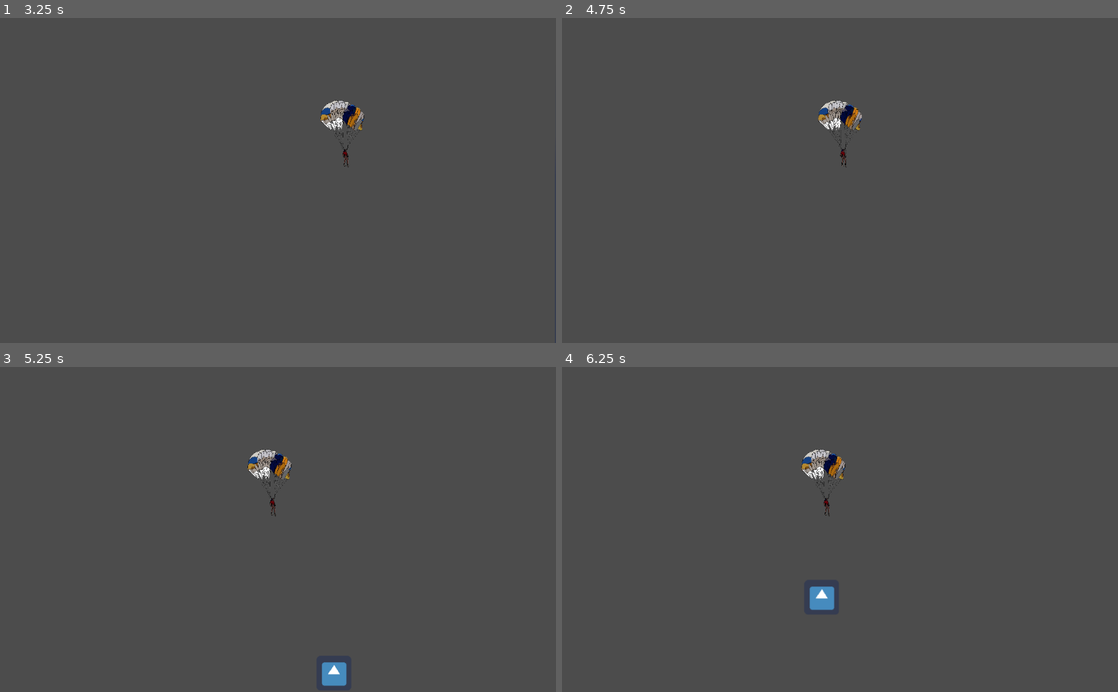
Above: before the commit, frames 1-4 (two rows, left to right).
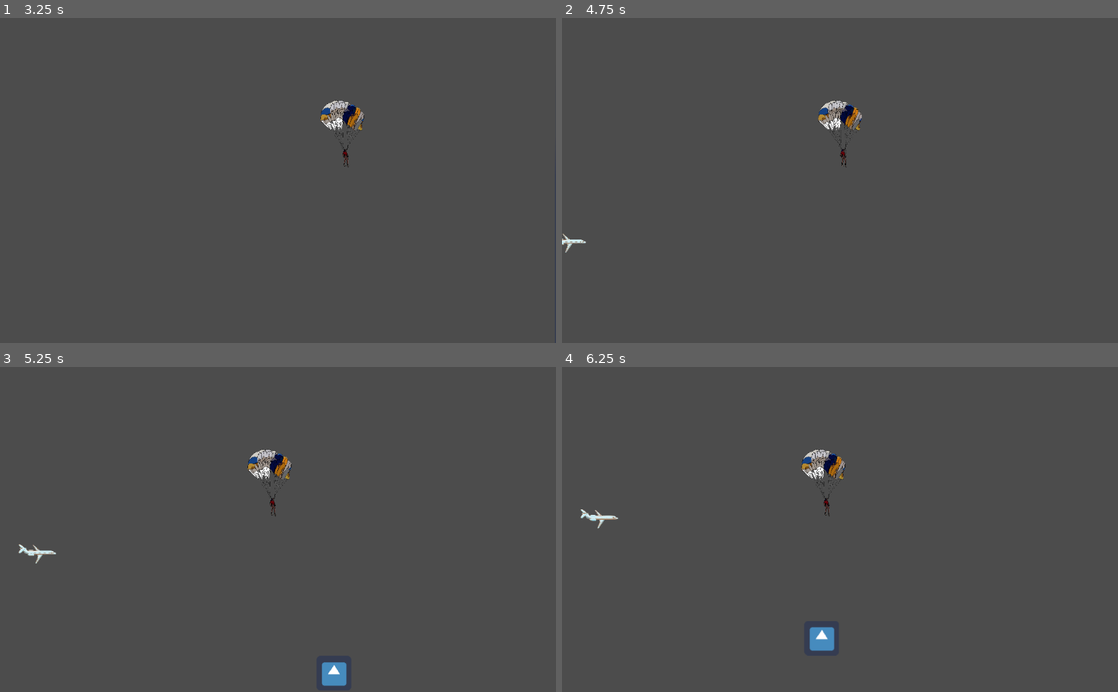
Above: after the commit, the same moments.

Repository: kevinMG01/caida_V_R_K
Game: Godot game, scene res://Nivel_1/Nivel_1.tscn
Same seed, same stepped clock (60 frames per second), same inputs: the game is played once before the commit and once after it. The project has no main scene, so this scene is started directly. The engine's default icon, where the game draws it, is replaced by a stand-in: a white triangle on a blue panel in a dark square.
Inputs:
- Up to frame 1 (3.25 s): tap Enter (ui_accept) at 0.5, 0.77, 1.52, 2, 3.02 s; hold Right (ui_right) 0.53-1.28 s; hold Left (ui_left) 1.28-2.03 s; hold Right (ui_right) from 2.03 s (still down)
- Up to frame 2 (4.75 s): release Right (ui_right) at 3.53 s; hold Left (ui_left) from 3.53 s (still down); tap Enter (ui_accept) at 3.77, 4.52 s
- Up to frame 3 (5.25 s): keep holding Left (ui_left)
- Up to frame 4 (6.25 s): release Left (ui_left) at 5.78 s; hold Right (ui_right) from 5.78 s (still down); tap Enter (ui_accept) at 6.02 s

Frame 1 is identical in both runs. In frame 2, less than 0.1% of the frame differs, in the area x 0-5%, y 66-73%; in frame 3, 0.1%; in frame 4, 0.8%, in the area x 3-49%, y 43-88%.

Commit message:
nada
error

Diff:
--- /dev/null
+++ b/Avin_fondo.gd
@@ -0,0 +1,62 @@
+extends Area2D
+
+
+var movimiento = Vector2()
+var velocity = 20
+var cantidad = 200
+var distancia = 100
+var comensar = false
+var caminar = false
+
+#rotacion
+var speed = 0.08
+var comenzar_rot = false
+
+
+func _ready():
+	comensar = true
+	comenzar_rot = true
+	pass
+
+
+func _physics_process(delta):
+	move()
+
+	movimiento.x = lerp(movimiento.x,0,0.21)
+
+
+	if comenzar_rot == true:
+		get_node("CollisionShape2D").rotate(speed)
+	if comenzar_rot == true:
+		get_node("Sprite").rotate(speed)
+	pass
+
+func move():
+#	var cantidad = 5
+	if comensar == true:
+
+		if caminar == false:
+			movimiento.x += velocity
+			cantidad -= 1
+			print(cantidad)
+			if cantidad == 0:
+				caminar = true
+		if caminar == true:
+			movimiento.x -= velocity
+			cantidad += 1
+			if cantidad == 200:
+				caminar = false
+			pass
+
+	pass
+
+
+#func _on_Area2D_body_entered(body):
+#	if body.get_name() == "Player_l":
+#		global_Var.vida -= 1
+#		global_Var.cantidad = 0
+#		body.queue_free()
+#	if body.get_name() == "Player_ll":
+#		global_Var.vida -= 1
+#		global_Var.cantidad_j_2 = 0
+#		body.queue_free()
--- /dev/null
+++ b/KinematicBody2D.gd
@@ -0,0 +1,62 @@
+extends KinematicBody2D
+
+
+var movimiento = Vector2()
+var velocity = 20
+var cantidad = 200
+var distancia = 100
+var comensar = false
+var caminar = false
+
+#rotacion
+var speed = 0.08
+var comenzar_rot = false
+
+
+func _ready():
+	comensar = true
+	comenzar_rot = true
+	pass
+
+
+func _physics_process(delta):
+	move()
+	movimiento = move_and_slide(movimiento)
+	movimiento.x = lerp(movimiento.x,0,0.21)
+
+
+	if comenzar_rot == true:
+		get_node("CollisionShape2D").rotate(speed)
+	if comenzar_rot == true:
+		get_node("Sprite").rotate(speed)
+	pass
+
+func move():
+#	var cantidad = 5
+	if comensar == true:
+
+		if caminar == false:
+			movimiento.x += velocity
+			cantidad -= 1
+			print(cantidad)
+			if cantidad == 0:
+				caminar = true
+		if caminar == true:
+			movimiento.x -= velocity
+			cantidad += 1
+			if cantidad == 200:
+				caminar = false
+			pass
+
+	pass
+
+
+#func _on_Area2D_body_entered(body):
+#	if body.get_name() == "Player_l":
+#		global_Var.vida -= 1
+#		global_Var.cantidad = 0
+#		body.queue_free()
+#	if body.get_name() == "Player_ll":
+#		global_Var.vida -= 1
+#		global_Var.cantidad_j_2 = 0
+#		body.queue_free()
--- a/Nivel_1/Nivel_1.tscn
+++ b/Nivel_1/Nivel_1.tscn
@@ -1,9 +1,10 @@
-[gd_scene load_steps=5 format=2]
+[gd_scene load_steps=6 format=2]
 
 [ext_resource path="res://Player/Player.tscn" type="PackedScene" id=1]
 [ext_resource path="res://suelo/suelo.tscn" type="PackedScene" id=2]
 [ext_resource path="res://Enemigo/Enemigo.tscn" type="PackedScene" id=3]
 [ext_resource path="res://Nivel_1/Nivel_1.gd" type="Script" id=4]
+[ext_resource path="res://Sprites/Mundo/Sprites-fondo/Avion_fondo.tscn" type="PackedScene" id=5]
 
 [node name="Nivel_1" type="Node2D"]
 script = ExtResource( 4 )
@@ -56,3 +57,6 @@
 [node name="suelo3" parent="Pared" instance=ExtResource( 2 )]
 position = Vector2( 1099, 316 )
 scale = Vector2( 0.1, 110 )
+
+[node name="Avion_fondo" parent="." instance=ExtResource( 5 )]
+position = Vector2( 308, 371 )
--- a/Player/Player.tscn
+++ b/Player/Player.tscn
@@ -31,5 +31,4 @@
 
 [node name="paracaidas" type="CollisionShape2D" parent="."]
 position = Vector2( -1.5, -28 )
-scale = Vector2( 1, 1 )
 shape = SubResource( 3 )
--- /dev/null
+++ b/Sprites/Mundo/Sprites-fondo/Avion_fondo.gd
@@ -0,0 +1,63 @@
+extends KinematicBody2D
+
+
+var movimiento = Vector2()
+var velocity = 20
+var cantidad = 900
+var distancia = 200
+var comensar = false
+var caminar = false
+
+#rotacion
+var speed = 0.08
+var comenzar_rot = false
+
+
+func _ready():
+	comensar = true
+
+
+	pass
+
+
+func _physics_process(delta):
+	move()
+	movimiento = move_and_slide(movimiento)
+	movimiento.x = lerp(movimiento.x,0,0.21)
+
+
+	#if comenzar_rot == true:
+	#	get_node("CollisionShape2D").rotate(speed)
+	#if comenzar_rot == true:
+	#	get_node("Sprite").rotate(speed)
+	#pass
+
+func move():
+#	var cantidad = 5
+	if comensar == true:
+
+		if caminar == false:
+			movimiento.x += velocity
+			cantidad -= 1
+			print(cantidad)
+			if cantidad == 0:
+				caminar = true
+		if caminar == true:
+			movimiento.x -= velocity
+			cantidad += 1
+			if cantidad == 200:
+				caminar = false
+			pass
+
+	pass
+
+
+#func _on_Area2D_body_entered(body):
+#	if body.get_name() == "Player_l":
+#		global_Var.vida -= 1
+#		global_Var.cantidad = 0
+#		body.queue_free()
+#	if body.get_name() == "Player_ll":
+#		global_Var.vida -= 1
+#		global_Var.cantidad_j_2 = 0
+#		body.queue_free()
--- /dev/null
+++ b/Sprites/Mundo/Sprites-fondo/Avion_fondo.tscn
@@ -0,0 +1,27 @@
+[gd_scene load_steps=5 format=2]
+
+[ext_resource path="res://Sprites/Mundo/Sprites-fondo/Avion_fondo.gd" type="Script" id=1]
+[ext_resource path="res://Sprites/Mundo/Sprites-fondo/avion-blanco.png" type="Texture" id=2]
+
+[sub_resource type="RectangleShape2D" id=1]
+extents = Vector2( 663, 7 )
+
+[sub_resource type="RectangleShape2D" id=2]
+extents = Vector2( 532, 140 )
+
+[node name="Avion_fondo" type="KinematicBody2D"]
+script = ExtResource( 1 )
+
+[node name="cuerpo" type="CollisionShape2D" parent="."]
+position = Vector2( 426, -1 )
+shape = SubResource( 1 )
+
+[node name="Sprite" type="Sprite" parent="."]
+scale = Vector2( 0.1, 0.1 )
+texture = ExtResource( 2 )
+
+[node name="Area2D" type="Area2D" parent="."]
+
+[node name="area" type="CollisionShape2D" parent="Area2D"]
+position = Vector2( 495, -124 )
+shape = SubResource( 2 )
Renamed: Sprites/Mundo/avion-blan.png -> Sprites/Mundo/Sprites-fondo/avion-blan.png
Not shown, changed: Sprites/Mundo/Sprites-fondo/avion-blan.png.import
Renamed: Sprites/Mundo/avion-blanco.png -> Sprites/Mundo/Sprites-fondo/avion-blanco.png
Not shown, changed: Sprites/Mundo/Sprites-fondo/avion-blanco.png.import
